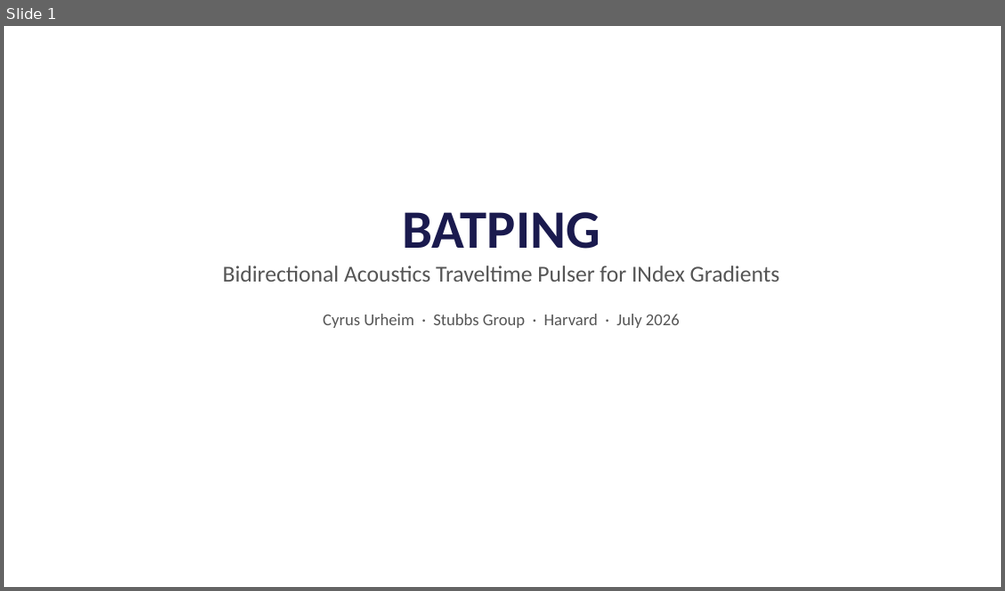
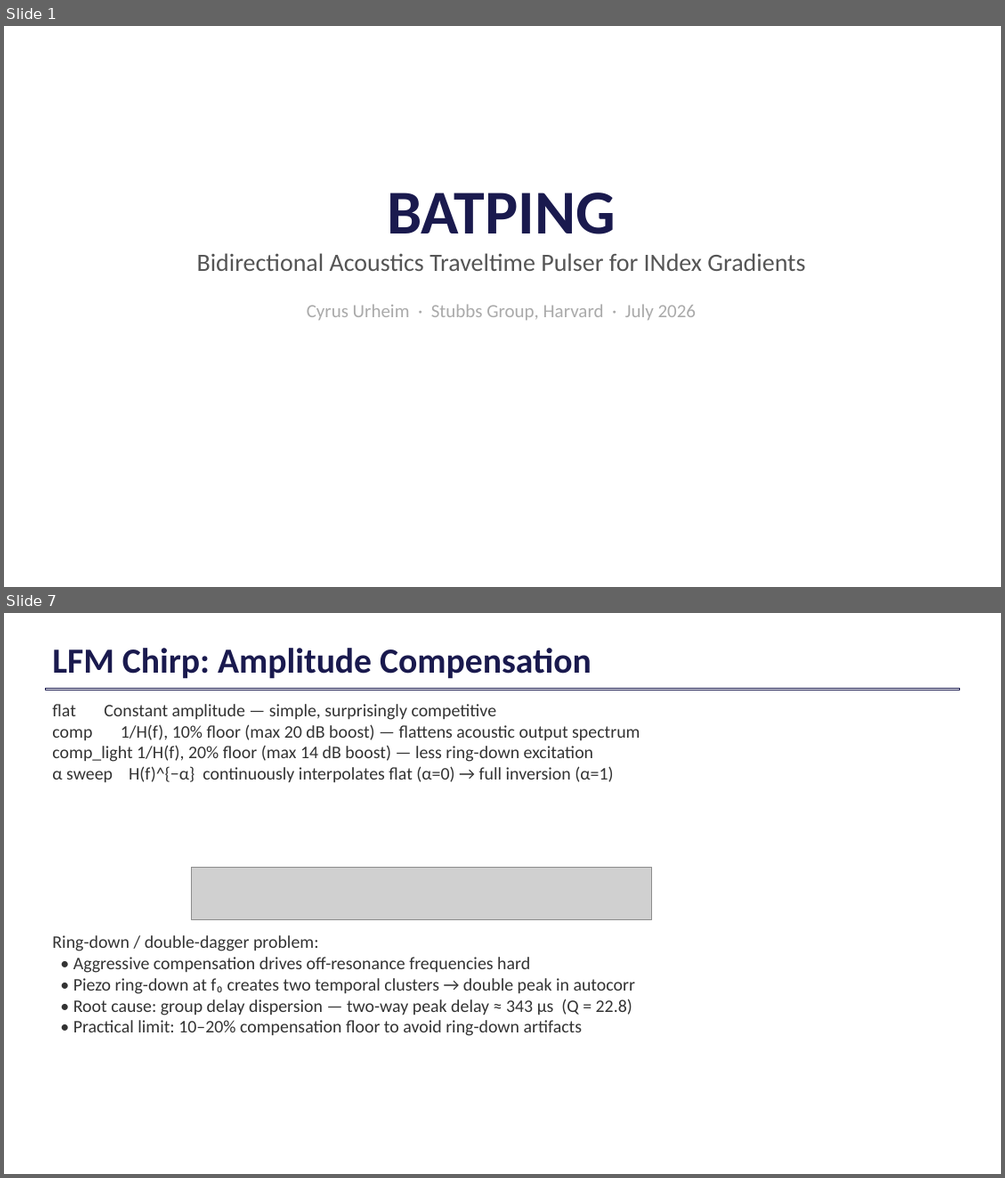
Before and after one commit to cyrusurheim29/batping, a slide deck: siglent_project/BATPING_presentation_July2026.pptx. Shown one above the other, each under a label of ours: slide 1 before the commit, slides 1 and 7 after it; the slides between them are not shown. The pictures are 1005x591 and 1005x1178 pixels, drawn with LibreOffice and Linux fonts; fonts in the diff are those of the drawing; grey boxes stand for pictures. Boxes give left, top, right and bottom in pixels: in the first picture for what was removed or moved away, otherwise in the second. Text is boxed around its words. In the diff, an @@ line names an element or a change of style, - is before the commit and + after.

```diff
--- a/siglent_project/BATPING_presentation_July2026.pptx
+++ b/siglent_project/BATPING_presentation_July2026.pptx
@@ slide 7 added at (x1=4, y1=613, x2=1001, y2=1174), background #FFFFFF @@
@@ text added at (x1=52, y1=648, x2=591, y2=679), 34 pt, text #1A1A4E, bold @@
+LFM Chirp: Amplitude Compensation
@@ rectangle added at (x1=45, y1=688, x2=960, y2=690), outline #1A1A4E 0.75 pt @@
@@ text added at (x1=52, y1=704, x2=639, y2=782), 17 pt, text #333333 @@
+flat Constant amplitude — simple, surprisingly competitive
+comp 1/H(f), 10% floor (max 20 dB boost) — flattens acoustic output spectrum
+comp_light 1/H(f), 20% floor (max 14 dB boost) — less ring-down excitation
+α sweep H(f)^{−α} continuously interpolates flat (α=0) → full inversion (α=1)
@@ picture added at (x1=191, y1=868, x2=652, y2=919) @@
@@ text added at (x1=52, y1=935, x2=635, y2=1036), 17 pt, text #333333 @@
+Ring-down / double-dagger problem:
+• Aggressive compensation drives off-resonance frequencies hard
+• Piezo ring-down at f₀ creates two temporal clusters → double peak in autocorr
+• Root cause: group delay dispersion — two-way peak delay ≈ 343 μs (Q = 22.8)
+• Practical limit: 10–20% compensation floor to avoid ring-down artifacts
@@ slide 1 changed as well @@
@@ text "BATPING" moved from (x1=223, y1=212, x2=780, y2=328) to (x1=197, y1=192, x2=805, y2=320) @@
@@ text at (x1=197, y1=192, x2=805, y2=271): size 52 to 60 pt in "BATPING"; size 22 to 24 pt in "Bidirectional Acoustics Traveltime Pulser for INdex Gradient ..." @@
@@ text at (x1=307, y1=304, x2=696, y2=320): text changed; size 16 to 18 pt; text colour #555555 to #AAAAAA @@
-Cyrus Urheim · Stubbs Group · Harvard · July 2026
+Cyrus Urheim · Stubbs Group, Harvard · July 2026
```
Also in this commit, not shown: 12 other slides changed, 8 other slides added, 4 slides removed, 1 other file.
